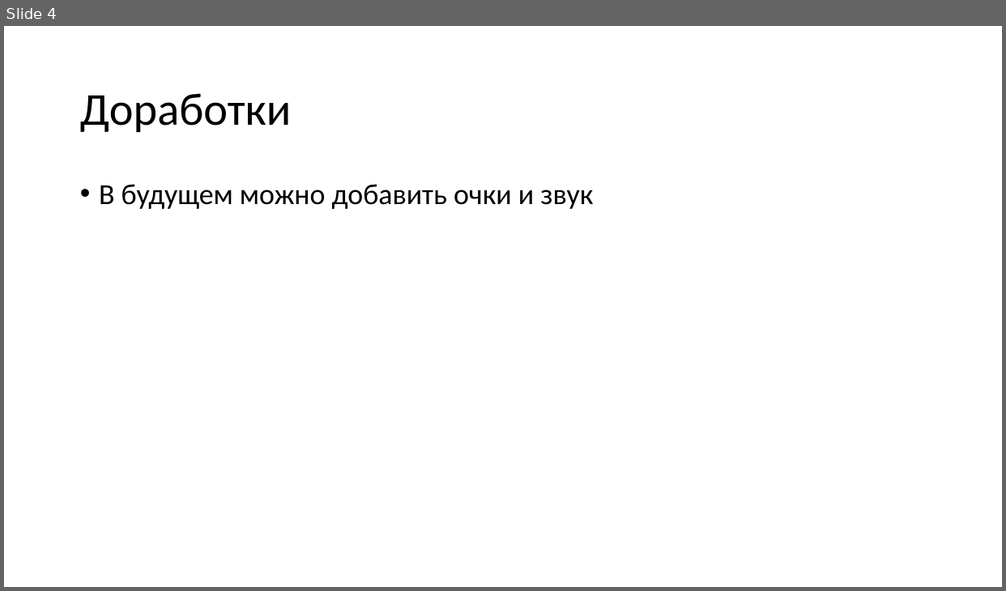
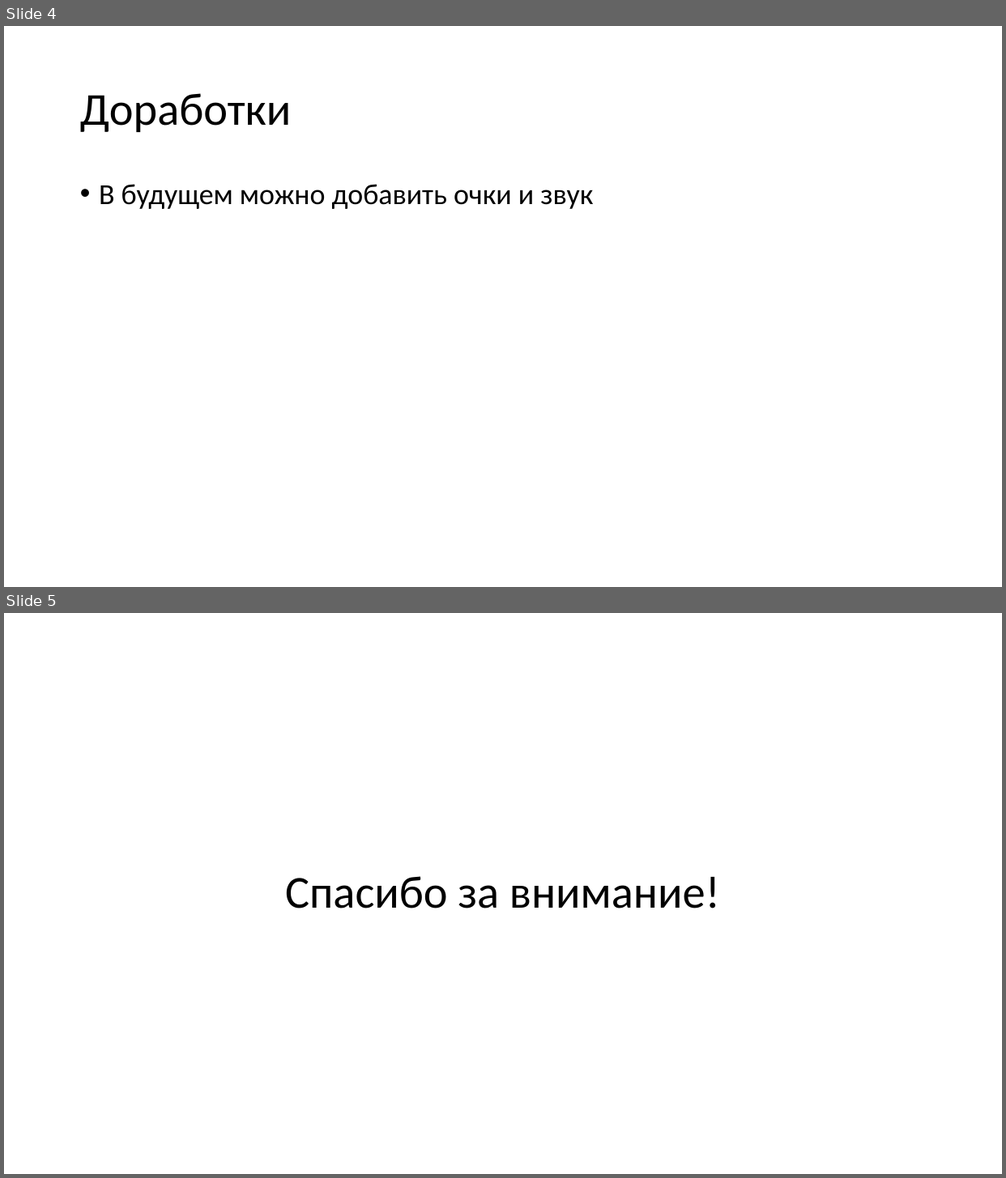
Before and after one commit to Kasha-007/Finish_Mario, a slide deck: Mario.pptx. Shown one above the other, each under a label of ours: slide 4 before the commit, slides 4 and 5 after it. The pictures are 1006x591 and 1006x1178 pixels, drawn with LibreOffice and Linux fonts; fonts in the diff are those of the drawing. Boxes give left, top, right and bottom in pixels: in the first picture for what was removed or moved away, otherwise in the second. Text is boxed around its words. In the diff, an @@ line names an element or a change of style, - is before the commit and + after.

Commit message:
Presya

```diff
--- a/Mario.pptx
+++ b/Mario.pptx
@@ slide 5 added at (x1=4, y1=613, x2=1002, y2=1174), background #FFFFFF @@
@@ title added at (x1=285, y1=876, x2=720, y2=909), 44 pt, text #000000 @@
+Спасибо за внимание!
```
